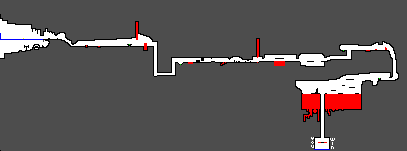
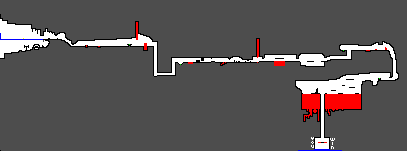
Comparing the layer stacks of the two 407×151 images. Changes:
painted on "0.png" over [298, 150, 342, 151]
